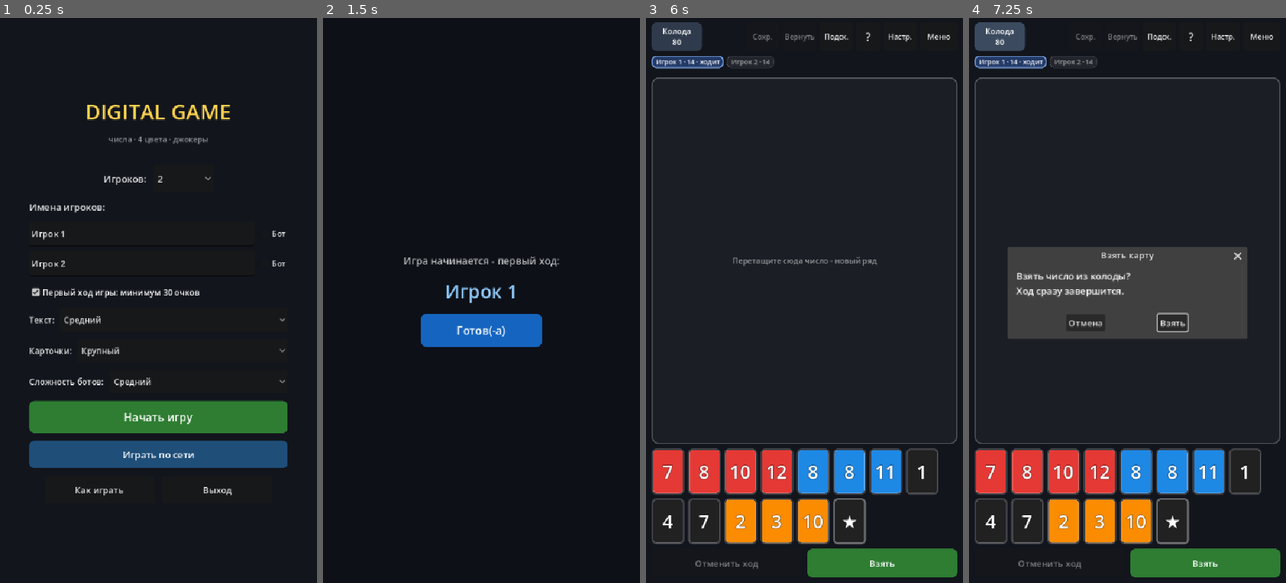
Above: before the commit, frames 1-4 (left to right).
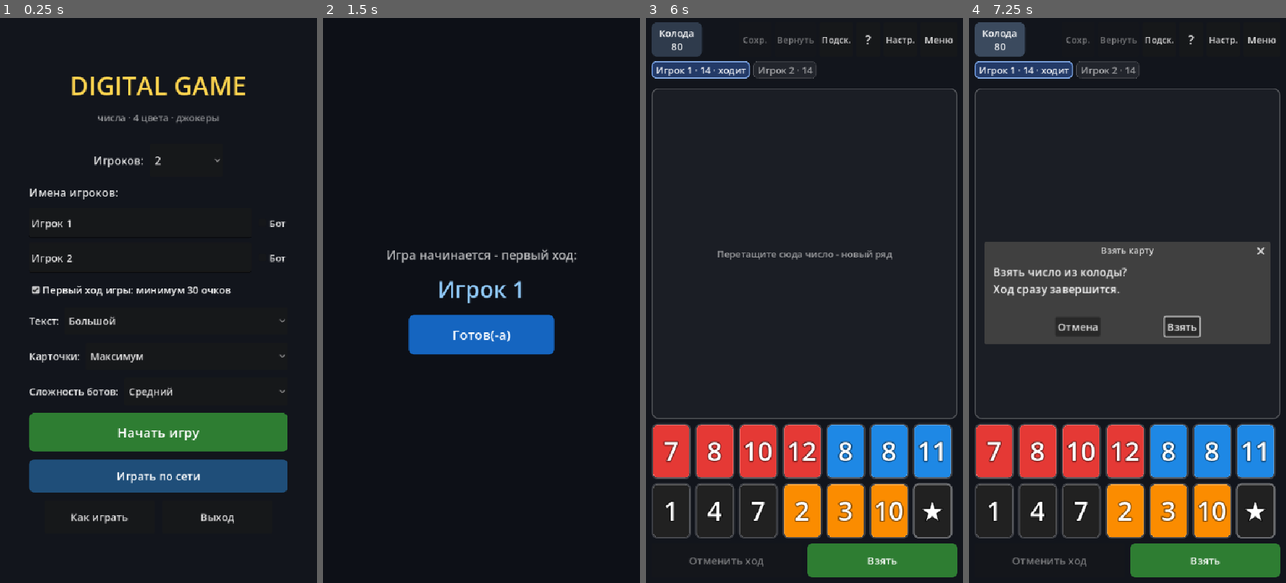
Above: after the commit, the same moments.

Repository: victor-osipov-dev/digital_game
Game: Godot game, scene res://scenes/main_menu.tscn
The game is run twice, just before and just after one commit, with the same random seed, the same clock (stepped at 60 frames per second) and the same inputs.
Inputs:
- Up to frame 1 (0.25 s): no input
- Up to frame 2 (1.5 s): click "Начать игру" at 0.5 s; click "Подск." at 1.25 s
- Up to frame 3 (6 s): click "Колода 80" at 2 s; click "?" at 2.75 s; click "Настр." at 3.5 s; click "Меню" at 4.25 s; click "Взять" at 5 s; click "Готов(-а)" at 5.75 s
- Up to frame 4 (7.25 s): click "Колода 80" at 6.5 s

The runs differ from the first frame. In frame 1, 15% of the frame differs, in the area x 9-91%, y 10-90%; in frame 2, 2.7%; in frame 3, 18%; in frame 4, 23%, in the area x 1-99%, y 1-98%.

Commit message:
Мобильный экран: статус хода и подсказки с фоном, настройки по умолчанию крупнее, выключен сплэш Godot

Diff:
--- a/project.godot
+++ b/project.godot
@@ -14,6 +14,8 @@
 run/main_scene="res://scenes/main_menu.tscn"
 config/features=PackedStringArray("4.7", "GL Compatibility")
 config/icon="res://icon.svg"
+boot_splash/show_image=false
+boot_splash/bg_color=Color(0.05098, 0.06275, 0.0902, 1)
 
 [autoload]
 
@@ -26,7 +28,7 @@
 window/size/viewport_height=1024
 window/stretch/mode="canvas_items"
 window/stretch/aspect="expand"
-window/handheld/orientation="portrait"
+window/handheld/orientation=1
 
 [physics]
 
--- a/scripts/core/settings.gd
+++ b/scripts/core/settings.gd
@@ -13,8 +13,8 @@
 var player_count: int = MIN_PLAYERS
 var player_names: PackedStringArray = PackedStringArray()
 var require_30: bool = true
-var text_scale: int = 1
-var tile_step: int = 3
+var text_scale: int = 2
+var tile_step: int = 5
 var bot_level: int = 1
 var player_is_bot: Array = []
 
@@ -80,8 +80,8 @@
 	if cf.load(CFG_PATH) == OK:
 		player_count = clampi(int(cf.get_value("game", "player_count", MIN_PLAYERS)), MIN_PLAYERS, MAX_PLAYERS)
 		require_30 = bool(cf.get_value("game", "require_30", true))
-		text_scale = clampi(int(cf.get_value("game", "text_scale", 1)), 0, TEXT_SCALES.size() - 1)
-		tile_step = clampi(int(cf.get_value("game", "tile_step", 3)), 0, TILE_WIDTHS.size() - 1)
+		text_scale = clampi(int(cf.get_value("game", "text_scale", 2)), 0, TEXT_SCALES.size() - 1)
+		tile_step = clampi(int(cf.get_value("game", "tile_step", 5)), 0, TILE_WIDTHS.size() - 1)
 		bot_level = clampi(int(cf.get_value("game", "bot_level", 1)), 0, BOT_LEVEL_NAMES.size() - 1)
 		var stored = cf.get_value("game", "player_names", PackedStringArray())
 		if stored is PackedStringArray:
--- a/scripts/ui/game.gd
+++ b/scripts/ui/game.gd
@@ -36,6 +36,7 @@
 var turn_title_overlay: ColorRect = null
 var turn_title_label: Label = null
 var toast_label: Label = null
+var _toast_panel: PanelContainer = null
 var draw_dialog: ConfirmationDialog = null
 var menu_dialog: ConfirmationDialog = null
 var toast_tween: Tween = null
@@ -61,6 +62,7 @@
 var _online: bool = false
 var _sending: bool = false
 var _wait_label: Label = null
+var _wait_panel: PanelContainer = null
 var _grace: float = 0.0
 var _paused: bool = false
 
@@ -173,8 +175,69 @@
 	menu_btn.pressed.connect(func(): menu_dialog.popup_centered())
 	top.add_child(menu_btn)
 
+	# Строка состояния хода («Ход соперника», «Нет связи…») — отдельная
+	# панель в потоке раскладки, а не абсолютная накладка: на телефоне
+	# старые координаты наезжали на строку имён игроков с числом карточек.
+	var wait_panel := PanelContainer.new()
+	var wsb := StyleBoxFlat.new()
+	wsb.bg_color = Color(0.10, 0.14, 0.21, 0.95)
+	wsb.border_color = Color(0.56, 0.73, 0.98, 0.45)
+	wsb.set_border_width_all(1)
+	wsb.set_corner_radius_all(8)
+	wsb.content_margin_left = 10.0
+	wsb.content_margin_right = 10.0
+	wsb.content_margin_top = 4.0
+	wsb.content_margin_bottom = 4.0
+	wait_panel.add_theme_stylebox_override("panel", wsb)
+	layout.add_child(wait_panel)
+	wait_panel.visible = false
+	_wait_panel = wait_panel
+	_wait_label = Label.new()
+	_wait_label.size_flags_horizontal = Control.SIZE_EXPAND_FILL
+	_wait_label.horizontal_alignment = HORIZONTAL_ALIGNMENT_CENTER
+	_wait_label.autowrap_mode = TextServer.AUTOWRAP_WORD_SMART
+	_wait_label.mouse_filter = Control.MOUSE_FILTER_IGNORE
+	_wait_label.add_theme_font_size_override("font_size", Settings.fs(15))
+	_wait_label.add_theme_color_override("font_color", Color("90CAF9"))
+	_wait_label.visible = false
+	wait_panel.add_child(_wait_label)
+
+	# Подсказки и короткие сообщения — оверлей ПОВЕРХ поля: ничего не добавляют
+	# в раскладку и не сдвигают её, крупный текст с фоном читается поверх стола.
+	var toast_host := Control.new()
+	toast_host.set_anchors_and_offsets_preset(Control.PRESET_FULL_RECT)
+	toast_host.mouse_filter = Control.MOUSE_FILTER_IGNORE
+	add_child(toast_host)
+	var toast_center := CenterContainer.new()
+	toast_center.set_anchors_and_offsets_preset(Control.PRESET_FULL_RECT)
+	toast_center.mouse_filter = Control.MOUSE_FILTER_IGNORE
+	toast_host.add_child(toast_center)
+	var toast_panel := PanelContainer.new()
+	var tsb := StyleBoxFlat.new()
+	tsb.bg_color = Color(0.06, 0.08, 0.11, 0.94)
+	tsb.border_color = Color(0.55, 0.75, 0.62, 0.7)
+	tsb.set_border_width_all(2)
+	tsb.set_corner_radius_all(14)
+	tsb.content_margin_left = 18.0
+	tsb.content_margin_right = 18.0
+	tsb.content_margin_top = 12.0
+	tsb.content_margin_bottom = 12.0
+	toast_panel.add_theme_stylebox_override("panel", tsb)
+	toast_panel.mouse_filter = Control.MOUSE_FILTER_IGNORE
+	toast_center.add_child(toast_panel)
+	toast_panel.visible = false
+	_toast_panel = toast_panel
+	toast_label = Label.new()
+	toast_label.size_flags_horizontal = Control.SIZE_EXPAND_FILL
+	toast_label.horizontal_alignment = HORIZONTAL_ALIGNMENT_CENTER
+	toast_label.autowrap_mode = TextServer.AUTOWRAP_WORD_SMART
+	toast_label.mouse_filter = Control.MOUSE_FILTER_IGNORE
+	toast_label.add_theme_font_size_override("font_size", Settings.fs(22))
+	toast_label.visible = false
+	toast_panel.add_child(toast_label)
+
 	var chips_scroll := ScrollContainer.new()
-	chips_scroll.custom_minimum_size = Vector2(0, 32)
+	chips_scroll.custom_minimum_size = Vector2(0, Settings.touch(34))
 	chips_scroll.vertical_scroll_mode = ScrollContainer.SCROLL_MODE_DISABLED
 	layout.add_child(chips_scroll)
 	chips_box = HBoxContainer.new()
@@ -189,7 +252,7 @@
 	table_box = VBoxContainer.new()
 	table_box.add_theme_constant_override("separation", 6)
 	table_box.size_flags_horizontal = Control.SIZE_EXPAND_FILL
-	table_box.mouse_filter = Control.MOUSE_FILTER_STOP
+	table_box.mouse_filter = Control.MOUSE_FILTER_PASS
 	table_scroll.add_child(table_box)
 
 	hint_zone = DropLayer.new()
@@ -242,22 +305,6 @@
 	end_button.pressed.connect(_on_main_pressed)
 	_apply_accent_style(end_button, Color("2E7D32"), Color("388E3C"), Color("1B5E20"))
 	bottom.add_child(end_button)
-
-	toast_label = Label.new()
-	toast_label.anchor_left = 0.0
-	toast_label.anchor_right = 1.0
-	toast_label.anchor_top = 0.0
-	toast_label.anchor_bottom = 0.0
-	toast_label.offset_top = 100.0
-	toast_label.offset_bottom = 152.0
-	toast_label.horizontal_alignment = HORIZONTAL_ALIGNMENT_CENTER
-	toast_label.autowrap_mode = TextServer.AUTOWRAP_WORD_SMART
-	toast_label.mouse_filter = Control.MOUSE_FILTER_IGNORE
-	toast_label.add_theme_font_size_override("font_size", Settings.fs(15))
-	toast_label.visible = false
-	add_child(toast_label)
-
-	_build_wait_label()
 
 	_build_pass_overlay()
 	_build_win_overlay()
@@ -392,29 +439,12 @@
 ## держится секундами и десятками секунд. Тост для этого не годится: он
 ## исчезает, и через пару секунд игрок снова не понимает, почему стол не
 ## реагирует на перетаскивание.
-func _build_wait_label() -> void:
-	_wait_label = Label.new()
-	_wait_label.anchor_left = 0.0
-	_wait_label.anchor_right = 1.0
-	_wait_label.anchor_top = 0.0
-	_wait_label.anchor_bottom = 0.0
-	_wait_label.offset_top = 84.0
-	_wait_label.offset_bottom = 116.0
-	_wait_label.horizontal_alignment = HORIZONTAL_ALIGNMENT_CENTER
-	_wait_label.vertical_alignment = VERTICAL_ALIGNMENT_CENTER
-	_wait_label.autowrap_mode = TextServer.AUTOWRAP_WORD_SMART
-	_wait_label.mouse_filter = Control.MOUSE_FILTER_IGNORE
-	_wait_label.add_theme_font_size_override("font_size", Settings.fs(15))
-	_wait_label.add_theme_color_override("font_color", Color("90CAF9"))
-	_wait_label.visible = false
-	add_child(_wait_label)
-
-
 func _show_wait(text: String) -> void:
 	if _wait_label == null:
 		return
 	_wait_label.text = text
 	_wait_label.visible = not text.is_empty()
+	_wait_panel.visible = _wait_label.visible
 
 func _build_win_overlay() -> void:
 	win_overlay = ColorRect.new()
@@ -1370,9 +1400,10 @@
 		sb.set_border_width_all(2 if is_now else 1)
 		sb.content_margin_left = 8.0
 		sb.content_margin_right = 8.0
-		sb.content_margin_top = 3.0
-		sb.content_margin_bottom = 3.0
+		sb.content_margin_top = 4.0
+		sb.content_margin_bottom = 4.0
 		chip.add_theme_stylebox_override("panel", sb)
+		chip.mouse_filter = Control.MOUSE_FILTER_PASS
 		var lab := Label.new()
 		lab.text = "%s · %d" % [state.player_name(i), state.hand_size(i)]
 		# В сетевой игре показываем и наше место, и «мы тут» — иначе
@@ -1386,7 +1417,7 @@
 			lab.text += " · ходит"
 		if _online and not state.is_connected_player(i):
 			lab.text += " · нет связи"
-		lab.add_theme_font_size_override("font_size", Settings.fs(12))
+		lab.add_theme_font_size_override("font_size", Settings.fs(14))
 		lab.add_theme_color_override("font_color", Color(1, 1, 1, 0.95) if is_now else Color(1, 1, 1, 0.6))
 		chip.add_child(lab)
 		chips_box.add_child(chip)
@@ -1463,13 +1494,18 @@
 		hint_zone.custom_minimum_size.y = target
 
 func toast(text: String, is_error: bool = false) -> void:
+	if toast_label == null or _toast_panel == null:
+		return
 	toast_label.text = text
 	toast_label.add_theme_color_override("font_color", Color("FF8A80") if is_error else Color("A5D6A7"))
 	toast_label.visible = true
-	toast_label.modulate.a = 1.0
+	_toast_panel.visible = true
+	_toast_panel.modulate.a = 1.0
 	if toast_tween != null and toast_tween.is_running():
 		toast_tween.kill()
 	toast_tween = create_tween()
 	toast_tween.tween_interval(2.6)
-	toast_tween.tween_property(toast_label, "modulate:a", 0.0, 0.5)
-	toast_tween.tween_callback(func(): toast_label.visible = false)
+	toast_tween.tween_property(_toast_panel, "modulate:a", 0.0, 0.5)
+	toast_tween.tween_callback(func():
+		toast_label.visible = false
+		_toast_panel.visible = false)
